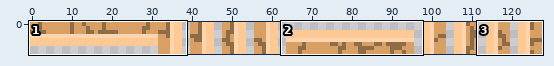
A pixel-art file gets an edit: MasterProjects/Assets/Sprites/ledges.aseprite. Above, an overview of the earlier version with the close-up marked.
Close-up. As it was:
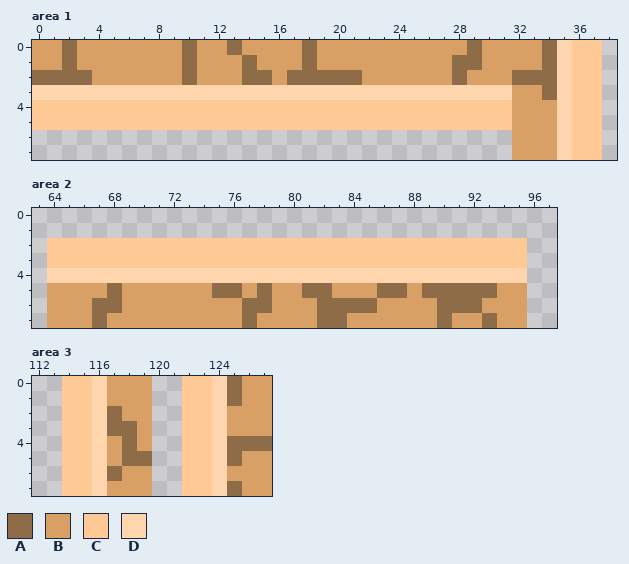
128x8 pixels, 1 frame. Shown: area 1: x 0..38, y 0..7; area 2: x 63..97, y 0..7; area 3: x 112..127, y 0..7. The commit also changed other parts of the picture, which this record leaves out.
Palette (. is transparent): A #8f6c48  B #d9a066  C #ffc996  D #ffd5ad
And afterwards:
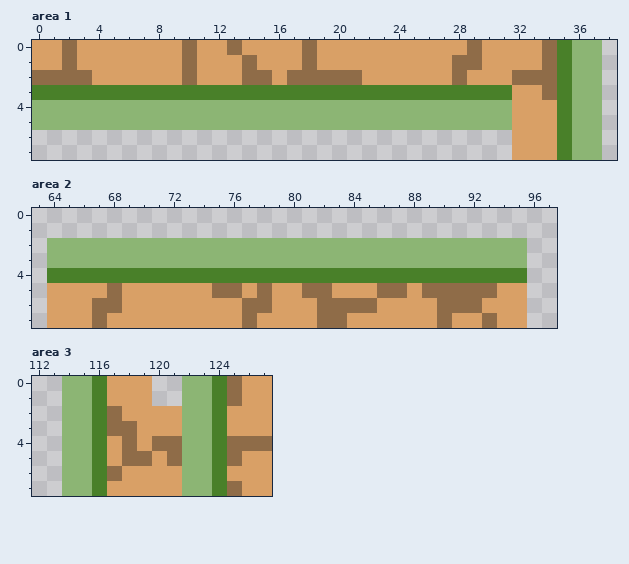
What changed:
colour C: #ffc996 -> #8cb574
colour D: #ffd5ad -> #498029
Area 3, layer "Layer 1":
y 2..3: x 120..121 .. -> BB
y 4: x 120..121 .. -> AA
y 5: x 120..121 .. -> BA
y 6..7: x 120..121 .. -> BB
Pixel boxes of the changes (left, top, right, bottom) in both close-ups:
changed: (32, 40, 602, 160)
changed: (47, 238, 527, 283)
changed: (62, 376, 227, 496)
